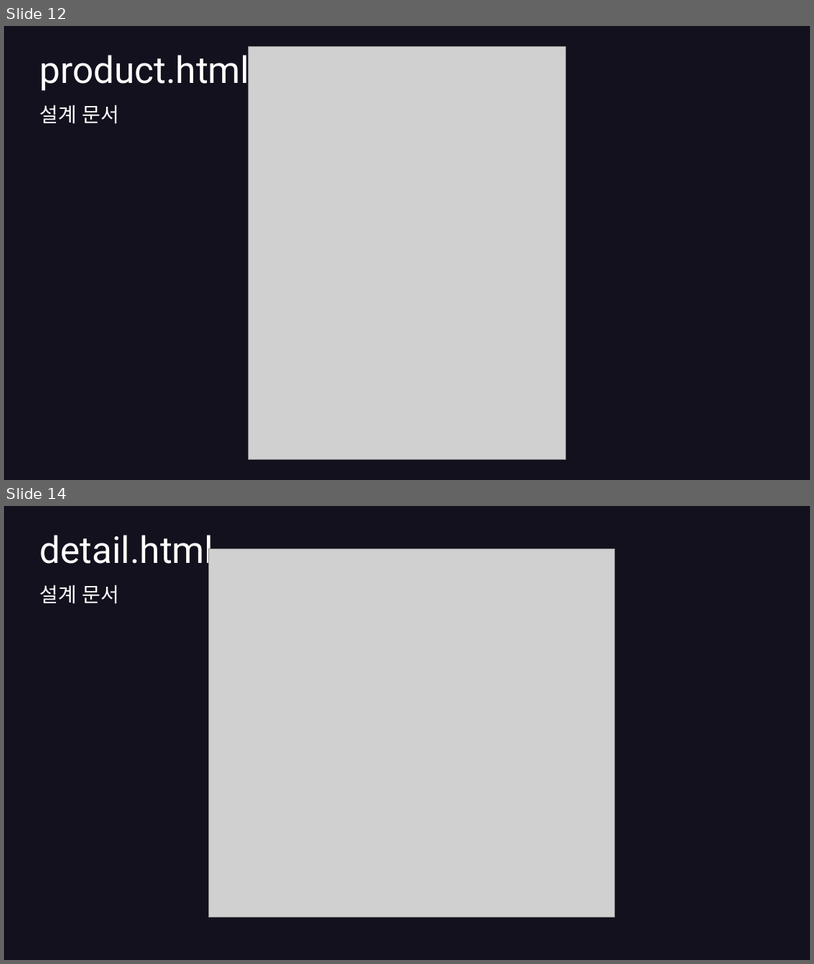
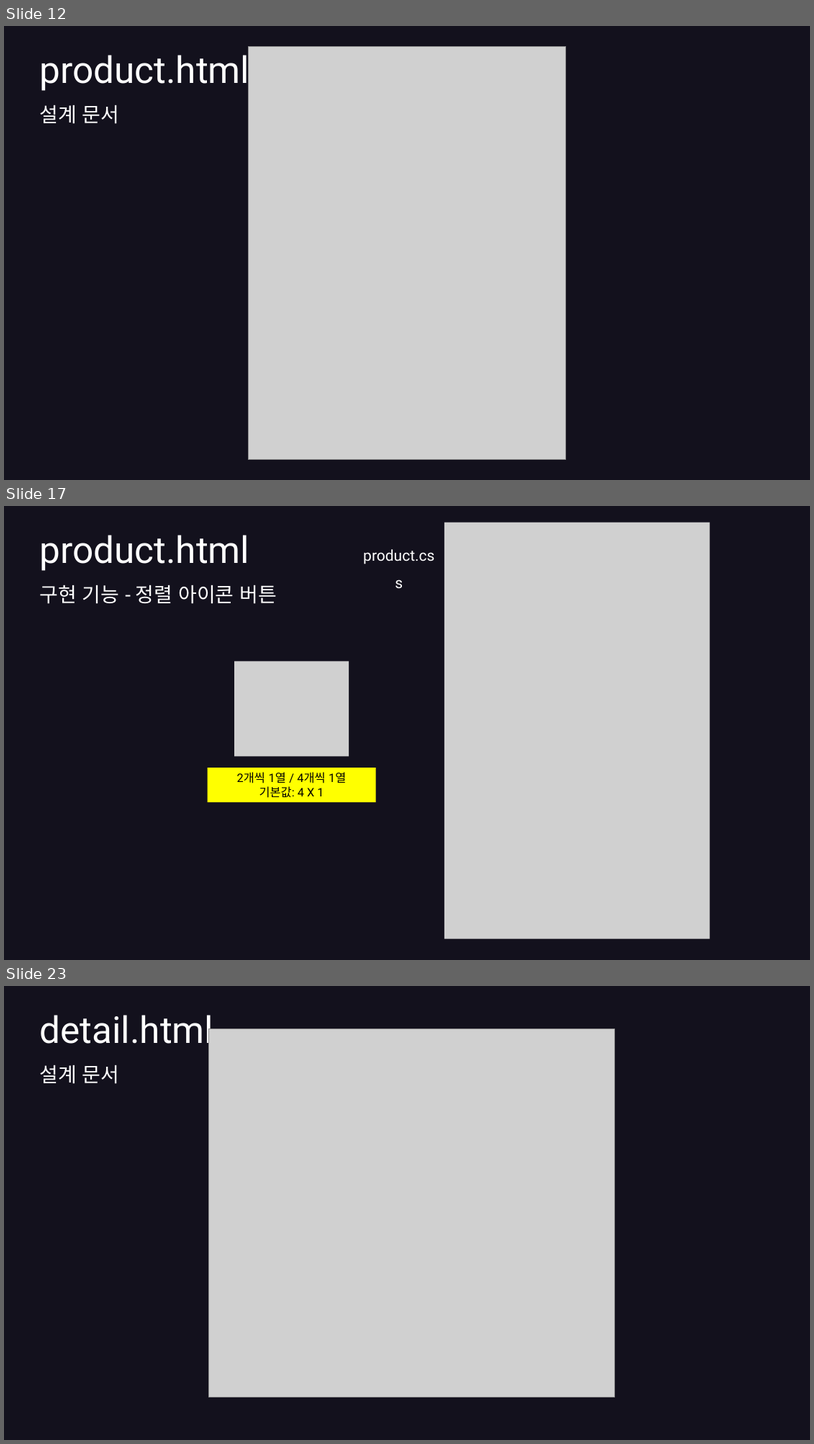
Before and after one commit to hyunkyumlee/FrontProject, a slide deck: 발표 자료/푸마_발표ppt.pptx. Shown one above the other, each under a label of ours: slides 12 and 14 before the commit, slides 12, 17 and 23 after it; the slides between them are not shown. The pictures are 814x964 and 814x1444 pixels, drawn with LibreOffice and Linux fonts; fonts in the diff are those of the drawing; grey boxes stand for pictures. Boxes give left, top, right and bottom in pixels: in the first picture for what was removed or moved away, otherwise in the second. Text is boxed around its words. In the diff, an @@ line names an element or a change of style, - is before the commit and + after.

```diff
--- a/발표 자료/푸마_발표ppt.pptx
+++ b/발표 자료/푸마_발표ppt.pptx
@@ slide 17 added at (x1=4, y1=506, x2=810, y2=960), background #13111D @@
@@ picture added at (x1=445, y1=523, x2=710, y2=939) @@
@@ title added at (x1=40, y1=535, x2=250, y2=571), 44 pt, text #FFFFFF @@
+product.html
@@ text added at (x1=363, y1=549, x2=435, y2=564), 18 pt, text #FFFFFF @@
+product.css
@@ text added at (x1=40, y1=585, x2=277, y2=604), 24 pt, text #FFFFFF @@
+구현 기능 - 정렬 아이콘 버튼
@@ picture added at (x1=234, y1=661, x2=349, y2=756) @@
@@ rectangle added at (x1=207, y1=767, x2=376, y2=802), fill #FFFF00, 14 pt, text #000000 @@
+2개씩 1열 / 4개씩 1열
+기본값: 4 X 1
@@ what was slide 14 is now slide 23 @@
```
Also in this commit, not shown: 2 slides changed, 8 other slides added, 1 other file.
